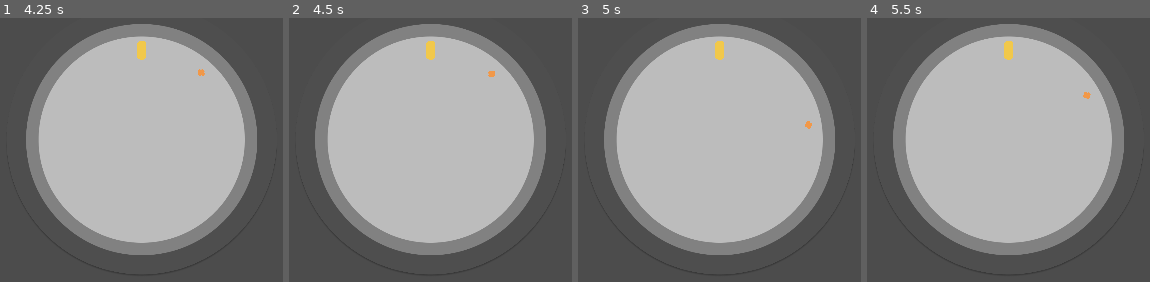
Above: before the commit, frames 1-4 (left to right).
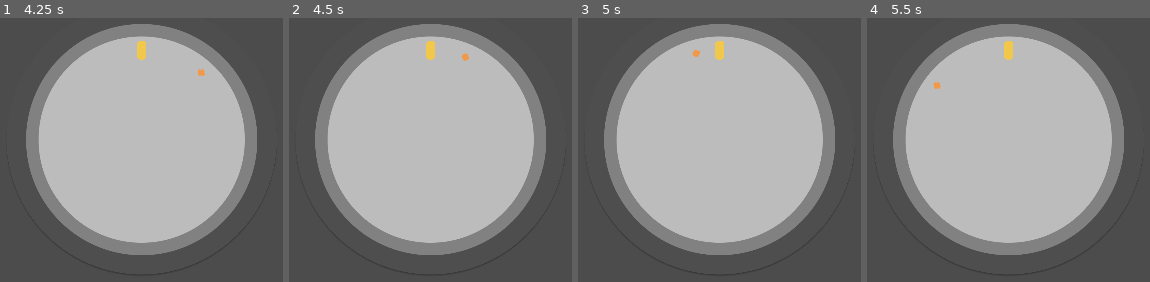
Above: after the commit, the same moments.

Repository: takecare/popthelock
Game: Godot game, scene res://scenes/Main.tscn
The game is run twice, just before and just after one commit, with the same random seed, the same clock (stepped at 60 frames per second) and the same inputs. The engine's default icon, where the game draws it, is replaced by a stand-in: a white triangle on a blue panel in a dark square.
Inputs (mouse positions are in pixels of both pictures, inside the frame that each line leads up to):
- Up to frame 1 (4.25 s): tap Enter at 0.5, 2 s; move the mouse to (240, 123) at 0.52 s; click (240, 123) at 0.6 s; tap Space at 1.25, 3.5 s; move the mouse to (50, 202) at 1.27 s; click (50, 202) at 1.35 s; move the mouse to (outside the picture) at 2.02 s; click (outside the picture) at 2.1 s; move the mouse to (outside the picture) at 2.77 s; click (outside the picture) at 2.85 s; move the mouse to (outside the picture) at 3.52 s; click (outside the picture) at 3.6 s
- Up to frame 2 (4.5 s): move the mouse to (294, 44) at 4.27 s; click (294, 44) at 4.35 s
- Up to frame 3 (5 s): no input
- Up to frame 4 (5.5 s): tap Enter at 5 s; move the mouse to (1031, 163) at 5.02 s; click (1031, 163) at 5.1 s

Frame 1 is identical in both runs. In frame 2, 0.1% of the frame differs, in the area x 60-73%, y 13-23%; in frame 3, 0.1%, in the area x 40-83%, y 12-43%; in frame 4, 0.1%.

Commit message:
replace target on hit

Diff:
--- a/scripts/Crosshair.gd
+++ b/scripts/Crosshair.gd
@@ -17,6 +17,10 @@
     emit_signal("on_target_missed")
 
 # TODO how to determine how much both areas overlap?
+# A: consider dividing the current collision shape into at least 3, whilst maintaining
+# the same position - i.e. the 3 new shapes should form the current one. this way we
+# can say that it's only a hit if the crosshair is overlapping all 3 areas (or 2)
+# instead of just one
 
 func _on_Target_area_entered(_area: Area2D) -> void:
   isInside = true
--- a/scripts/Main.gd
+++ b/scripts/Main.gd
@@ -1,4 +1,11 @@
 extends Node2D
+
+# TODO display score, animate it increasing
+# TODO track level, which determines the angle range in which the target is placed
+# TODO animate target disappearing and reappearing
+# TODO animate crosshair hitting and missing
+# TODO screenshake on hit
+# TODO add sound
 
 export(float) var speed = 15
 export(float) var step = 5
@@ -8,7 +15,12 @@
 onready var target: Target = $Target
 onready var crosshair: Crosshair = $Crosshair
 
+onready var lockPos: Vector2 = lock.center.global_position
+
 var crosshairRotationDirection = -1 # 1=CW; -1=CCW
+var score = 0
+var level = 0
+
 
 # should target and crosshair be children of lock?
 func _ready() -> void:
@@ -16,19 +28,33 @@
   target.position.y = lock.body.rect_global_position.y + yOffset #lock.body.rect_size.y / 2
   crosshair.position.x = target.global_position.x
   crosshair.position.y = target.global_position.y
+  randomize()
+
 
 func _process(delta: float) -> void:
-  crosshair.set_rotation_around(lock.center.global_position, step * speed * delta * crosshairRotationDirection)
+  crosshair.set_rotation_around(lockPos, step * speed * delta * crosshairRotationDirection)
+
 
 func _physics_process(_delta: float) -> void:
   pass
 
+
 func _on_Crosshair_target_hit() -> void:
-  # TODO incease score, speed
-  print("hit")
+  score += 1
+  speed += 3 # TODO increase speed at reasonable pace
+  increase_level()
   crosshairRotationDirection *= -1
 
+func increase_level() -> void:
+  level += 1
+  target.set_rotation_around(lockPos, randi() % 360 + 1)
+
+
 func _on_Crosshair_target_missed() -> void:
-  # TODO die
-  print("miss")
-  crosshairRotationDirection = -1 if rand_range(0, 1) > 0.5 else 1
+  #crosshairRotationDirection = -1 if rand_range(0, 1) > 0.5 else 1
+  reset_target()
+
+
+func reset_target() -> void:
+  score = 0
+  target.set_rotation_around(lockPos, 0)
--- a/scripts/Target.gd
+++ b/scripts/Target.gd
@@ -9,5 +9,5 @@
 
 func _on_area_entered(area: Area2D) -> void:
   if area.name == crosshairName:
-    print(area.name)
+    pass
   pass
